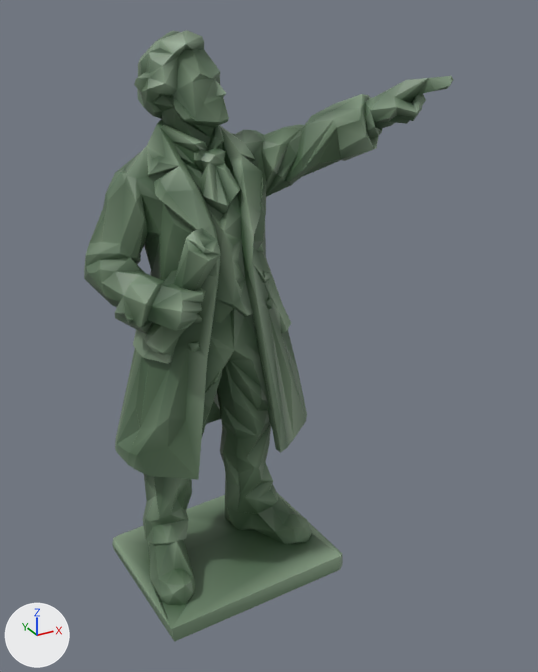
One commit to the glTF model public/models/prop_statue.glb: the scene before it, then after it.
Both versions are drawn from a camera (50 mm lens) standing at (-1.67, -3.28, 3.09) and looking at (0.1, -0.06, 1.48). Every picture has the same lights, and +X, +Y and +Z are marked at lower left. The older version comes first. Where no turn or scale is listed for an object, it has been applied to the vertices.

Script lines for the objects in view, before the commit:
```python
mat_material_0 = bpy.data.materials.new('Material_0')
mat_material_0.use_nodes = True; mat_material_0.node_tree.nodes.clear()
_N = mat_material_0.node_tree.nodes; _L = mat_material_0.node_tree.links
n0 = _N.new('ShaderNodeBsdfPrincipled'); n0.name = 'Principled BSDF'
n1 = _N.new('ShaderNodeOutputMaterial'); n1.name = 'Material Output'
n2 = _N.new('ShaderNodeVertexColor'); n2.name = 'Color Attribute'
_L.new(n0.outputs[0], n1.inputs[0])  # 'BSDF' to 'Surface'
_L.new(n2.outputs[0], n0.inputs[0])  # 'Color' to 'Base Color'
me_mesh_0 = bpy.data.meshes.new('Mesh_0')
me_mesh_0.from_pydata(...)  # 989 vertices, 1998 faces; spans x -0.79..0.79, y -0.55..0.55, z -1.5..1.5
me_mesh_0.materials.append(mat_material_0)
ob_mesh_0 = bpy.data.objects.new('Mesh_0', me_mesh_0)
ob_mesh_0.location = (0.0, 0.0, 1.5)
```
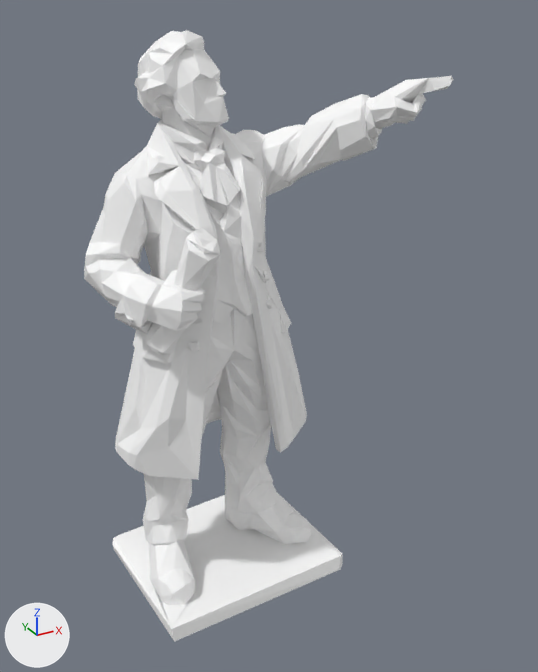
Patch to the scene script:
```diff
--- a/public/models/prop_statue.glb.py
+++ b/public/models/prop_statue.glb.py
@@ mat_material_0 @@
 n0 = _N.new('ShaderNodeBsdfPrincipled'); n0.name = 'Principled BSDF'
+n0.inputs[0].default_value = (1.0, 1.0, 1.0, 1.0)  # 'Base Color', white #ffffff
 n1 = _N.new('ShaderNodeOutputMaterial'); n1.name = 'Material Output'
-n2 = _N.new('ShaderNodeVertexColor'); n2.name = 'Color Attribute'
 _L.new(n0.outputs[0], n1.inputs[0])  # 'BSDF' to 'Surface'
-_L.new(n2.outputs[0], n0.inputs[0])  # 'Color' to 'Base Color'
```

Location of each change, [x1, y1, x2, y2] in pixels of the pictures (538 x 672 px):
'Mesh_0', recoloured (lighter): [84, 30, 453, 642] in both
